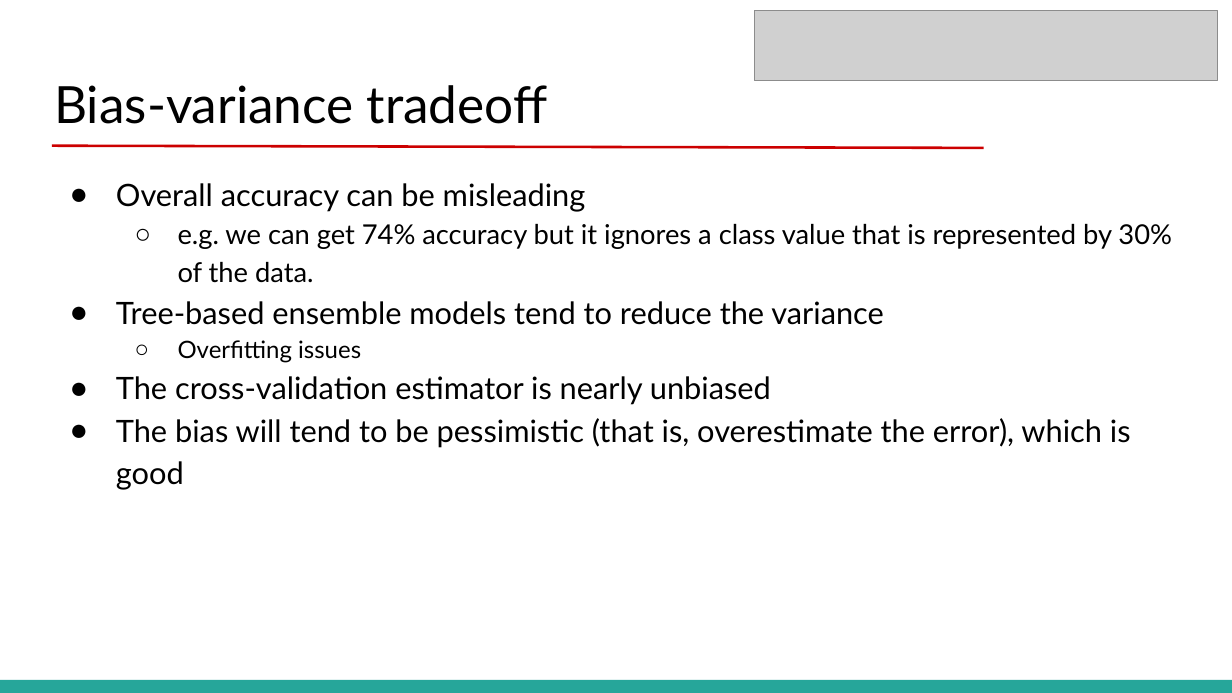
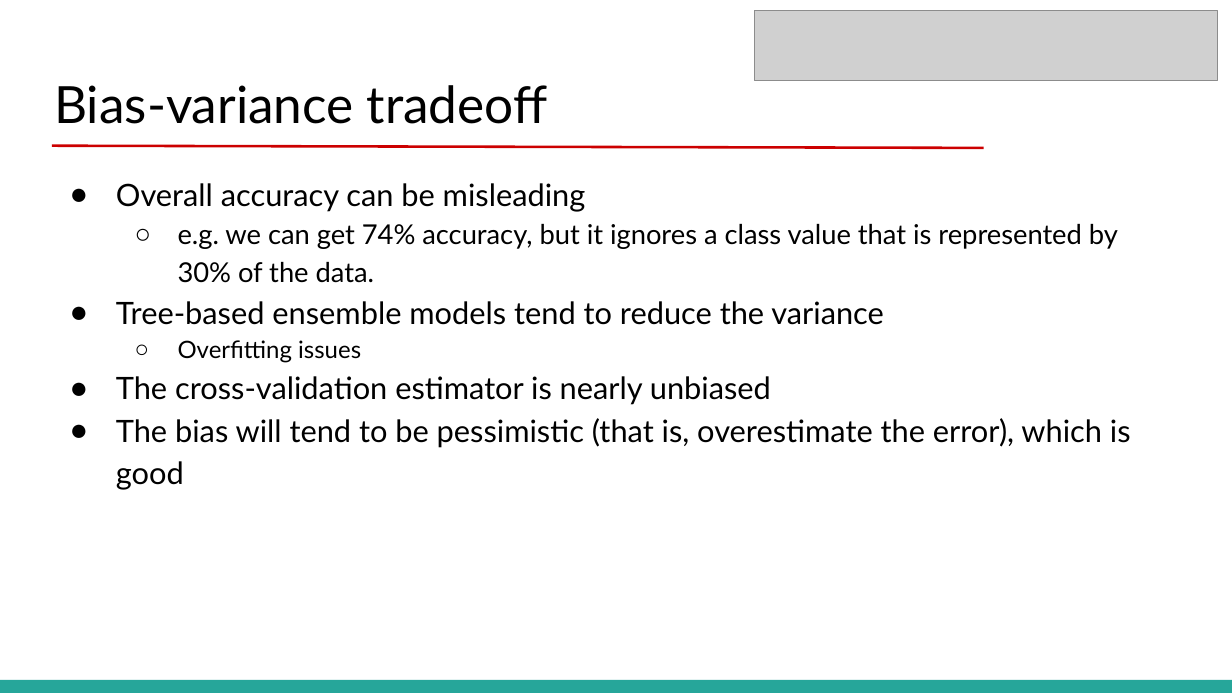
Before and after one commit to ludmila77/Team1-MIS536, a slide deck: slide 9 of reports/Final Presentation.pptx. Drawn at 1232x693 pixels with LibreOffice and Linux fonts; fonts in the diff are those of the drawing; grey boxes stand for pictures. Boxes give left, top, right and bottom in pixels: in the first picture for what was removed or moved away, otherwise in the second. Text is boxed around its words. In the diff, an @@ line names an element or a change of style, - is before the commit and + after.

```diff
--- a/reports/Final Presentation.pptx
+++ b/reports/Final Presentation.pptx
@@ text at (x1=178, y1=224, x2=1118, y2=283): text changed @@
-  ○ e.g. we can get 74% accuracy but it ignores a class value that is represented by 30% of the data.
+  ○ e.g. we can get 74% accuracy, but it ignores a class value that is represented by 30% of the data.
```
Also in this commit, not shown: 4 other slides changed, 3 slides added, 1 slide removed.
